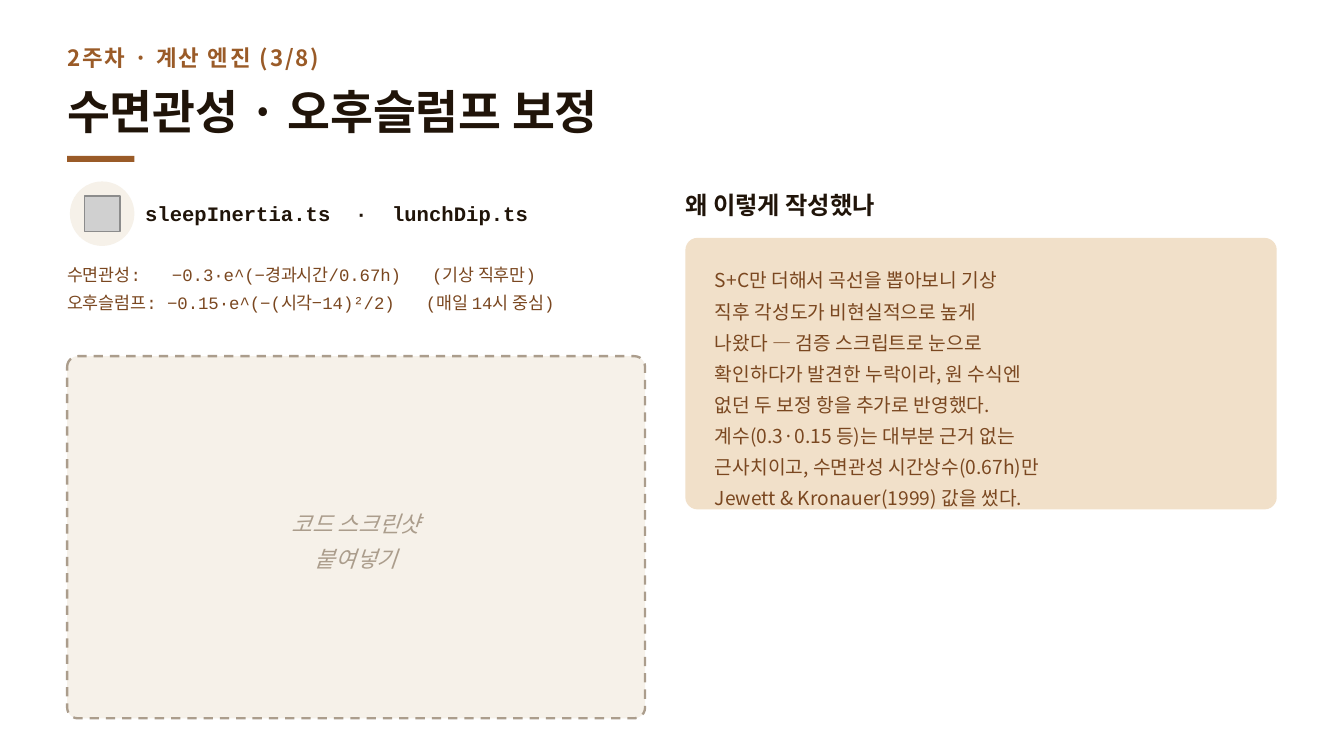
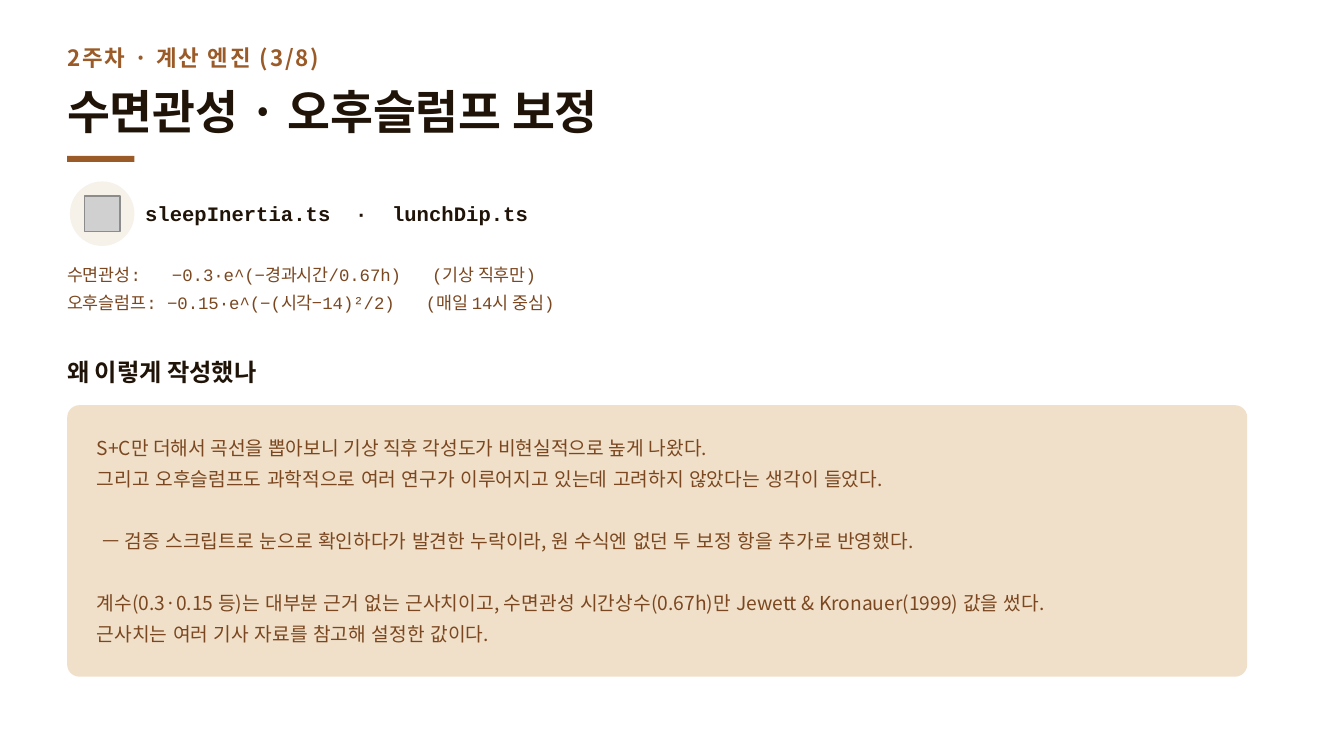
Before and after one commit to Mureung1/hub-showcase, a slide deck: slide 17 of exam-cram-scheduler/docs/presentation/2주차_진행공유.pptx (slide 10 before the commit). Drawn at 1344x756 pixels with LibreOffice and Linux fonts; fonts in the diff are those of the drawing; grey boxes stand for pictures. Boxes give left, top, right and bottom in pixels: in the first picture for what was removed or moved away, otherwise in the second. Text is boxed around its words. In the diff, an @@ line names an element or a change of style, - is before the commit and + after.

```diff
--- a/exam-cram-scheduler/docs/presentation/2주차_진행공유.pptx
+++ b/exam-cram-scheduler/docs/presentation/2주차_진행공유.pptx
@@ text "왜 이렇게 작성했나": place and size @@
-text "왜 이렇게 작성했나" at [685, 193, 874, 217]
+text "왜 이렇게 작성했나" at [67, 360, 256, 384]
@@ rounded rectangle removed at [67, 356, 645, 718] @@
@@ rounded rectangle: place and size @@
-rounded rectangle at [685, 238, 1277, 509]
+rounded rectangle at [67, 406, 1247, 677]
@@ text at [97, 439, 1045, 643]: text changed @@
-S+C만 더해서 곡선을 뽑아보니 기상
-직후 각성도가 비현실적으로 높게
-나왔다 — 검증 스크립트로 눈으로
-확인하다가 발견한 누락이라, 원 수식엔
-없던 두 보정 항을 추가로 반영했다.
-계수(0.3·0.15 등)는 대부분 근거 없는
-근사치이고, 수면관성 시간상수(0.67h)만
-Jewett & Kronauer(1999) 값을 썼다.
+S+C만 더해서 곡선을 뽑아보니 기상 직후 각성도가 비현실적으로 높게 나왔다.
+그리고 오후슬럼프도 과학적으로 여러 연구가 이루어지고 있는데 고려하지 않았다는 생각이 들었다.
+— 검증 스크립트로 눈으로 확인하다가 발견한 누락이라, 원 수식엔 없던 두 보정 항을 추가로 반영했다.
+계수(0.3·0.15 등)는 대부분 근거 없는 근사치이고, 수면관성 시간상수(0.67h)만 Jewett & Kronauer(1999) 값을 썼다.
+근사치는 여러 기사 자료를 참고해 설정한 값이다.
@@ text removed at [292, 513, 420, 569] @@
-코드 스크린샷
-붙여넣기
```
Also in this commit, not shown: 10 other slides changed, 18 slides added, 2 other files.
